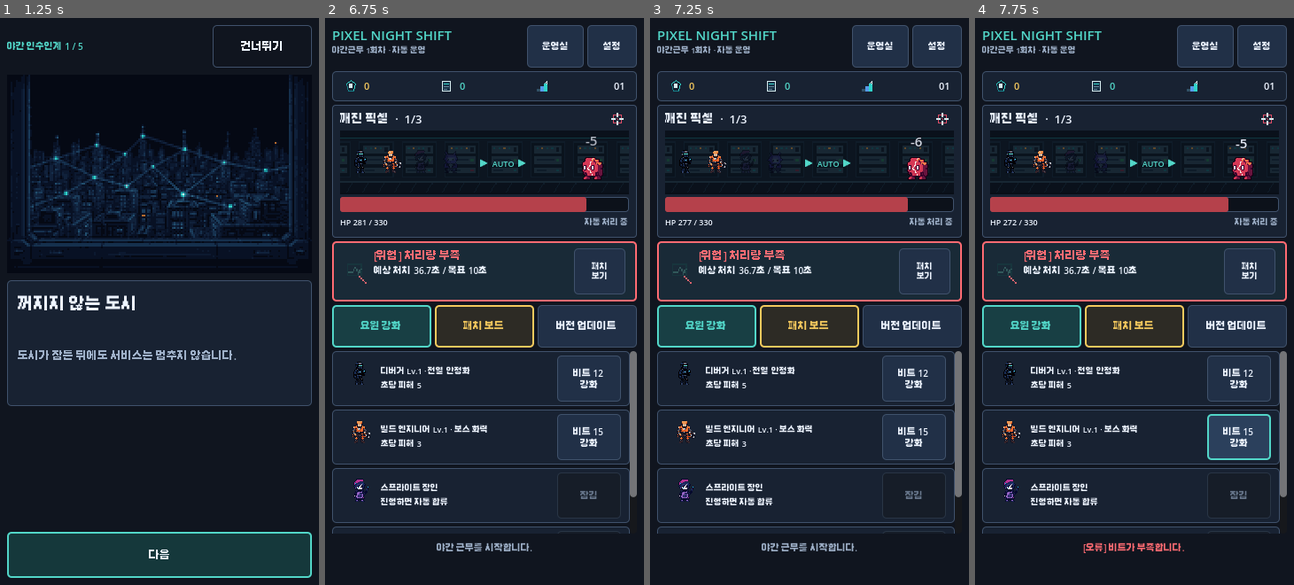
Above: before the commit, frames 1-4 (left to right).
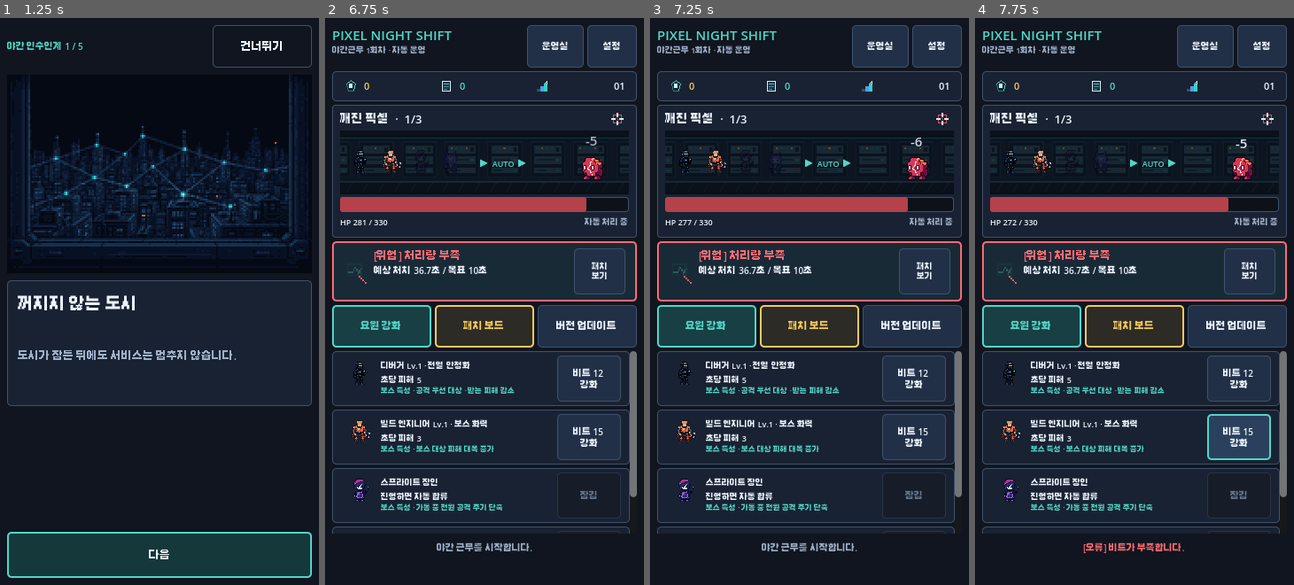
Above: after the commit, the same moments.

Repository: dudcjfsp-cyber/pixel-night-shift
Game: Godot game, scene res://game/app/app_root.tscn
Two runs of this game, one before a commit and one after it. Both use one fixed random seed, a clock stepped at 60 frames per second and the inputs below. Sound files missing from this copy of the repository are replaced by a short silence.
Inputs:
- Up to frame 1 (1.25 s): click "게임 시작" at 0.5 s
- Up to frame 2 (6.75 s): click "건너뛰기" at 1.25 s; click "운영실" at 2 s; click "설정" at 2.75 s; click "패치 보기" at 3.5 s; click "요원 강화" at 4.25 s; click "패치 보드" at 5 s; click "버전 업데이트" at 5.75 s; click "비트 12 강화" at 6.5 s
- Up to frame 3 (7.25 s): no input
- Up to frame 4 (7.75 s): click "비트 15 강화" at 7.25 s

Frame 1 is identical in both runs. In frame 2, 2.7% of the frame differs, in the area x 17-60%, y 60-87%; in frame 3, 2.7%; in frame 4, 2.7%.

Commit message:
feat: show operator boss abilities

Diff:
--- a/game/app/combat_v2_prototype_session.gd
+++ b/game/app/combat_v2_prototype_session.gd
@@ -153,6 +153,7 @@
 			"id": String(definition.id),
 			"name": definition.display_name,
 			"role": _catalog.get_operator(definition.id).role_name,
+			"ability": definition.ability_description,
 			"level": level,
 			"unlocked": unlocked,
 			"dps": CombatV2Simulator.operator_effective_dps(
--- a/game/app/game_session.gd
+++ b/game/app/game_session.gd
@@ -249,6 +249,7 @@
 			"id": String(definition.id),
 			"name": definition.display_name,
 			"role": definition.role_name,
+			"ability": definition.ability_description,
 			"level": level,
 			"unlocked": _state.is_operator_unlocked(definition.id),
 			"dps": ProgressionRules.operator_dps(definition, level),
--- a/game/content/content_loader.gd
+++ b/game/content/content_loader.gd
@@ -15,6 +15,7 @@
 	"id",
 	"name",
 	"role_name",
+	"ability_description",
 	"base_dps",
 	"base_cost",
 	"cost_growth",
@@ -141,6 +142,9 @@
 		var id := _required_string(data, "id", context, result)
 		var display_name := _required_string(data, "name", context, result)
 		var role_name := _required_string(data, "role_name", context, result)
+		var ability_description := _required_string(
+			data, "ability_description", context, result
+		)
 		var base_dps := _required_positive_float(data, "base_dps", context, result)
 		var base_cost := _required_positive_float(data, "base_cost", context, result)
 		var cost_growth := _required_positive_float(data, "cost_growth", context, result)
@@ -184,6 +188,7 @@
 			StringName(id),
 			display_name,
 			role_name,
+			ability_description,
 			base_dps,
 			base_cost,
 			cost_growth,
--- a/game/content/operator_definition.gd
+++ b/game/content/operator_definition.gd
@@ -4,6 +4,7 @@
 var id: StringName
 var display_name: String
 var role_name: String
+var ability_description: String
 var base_dps: float
 var base_cost: float
 var cost_growth: float
@@ -23,6 +24,7 @@
 	operator_id: StringName,
 	operator_name: String,
 	operator_role_name: String,
+	operator_ability_description: String,
 	operator_base_dps: float,
 	operator_base_cost: float,
 	operator_cost_growth: float,
@@ -40,6 +42,7 @@
 	id = operator_id
 	display_name = operator_name
 	role_name = operator_role_name
+	ability_description = operator_ability_description
 	base_dps = operator_base_dps
 	base_cost = operator_base_cost
 	cost_growth = operator_cost_growth
--- a/game/content/operators.json
+++ b/game/content/operators.json
@@ -3,6 +3,7 @@
     "id": "debugger",
     "name": "디버거",
     "role_name": "전열 안정화",
+    "ability_description": "공격 우선 대상 · 받는 피해 감소",
     "base_dps": 5.2,
     "base_cost": 12.0,
     "cost_growth": 1.16,
@@ -21,6 +22,7 @@
     "id": "build_engineer",
     "name": "빌드 엔지니어",
     "role_name": "보스 화력",
+    "ability_description": "보스 대상 피해 대폭 증가",
     "base_dps": 3.8,
     "base_cost": 15.0,
     "cost_growth": 1.16,
@@ -39,6 +41,7 @@
     "id": "sprite_artist",
     "name": "스프라이트 장인",
     "role_name": "팀 템포",
+    "ability_description": "가동 중 전원 공격 주기 단축",
     "base_dps": 3.2,
     "base_cost": 18.0,
     "cost_growth": 1.17,
@@ -57,6 +60,7 @@
     "id": "qa_imp",
     "name": "QA 임프",
     "role_name": "자동 복구",
+    "ability_description": "첫 DOWN 요원 1회 자동 구조",
     "base_dps": 2.8,
     "base_cost": 22.0,
     "cost_growth": 1.18,
--- a/game/presentation/main_view.gd
+++ b/game/presentation/main_view.gd
@@ -642,7 +642,7 @@
 				return "Combat V2 emergency_redeploy.%s is missing." % key
 		for item: Variant in data["operators"]:
 			for key: String in [
-				"role", "hp", "max_hp", "process_down", "recovery_source",
+				"role", "ability", "hp", "max_hp", "process_down", "recovery_source",
 				"recovery_remaining", "redeploy_eligible",
 			]:
 				if not item.has(key):
@@ -699,7 +699,7 @@
 			return "production enemy.%s is missing." % key
 	for item: Variant in data["operators"]:
 		for key: String in [
-			"role", "effective_dps", "hp", "max_hp", "down", "process_down",
+			"role", "ability", "effective_dps", "hp", "max_hp", "down", "process_down",
 		]:
 			if not item.has(key):
 				return "production operator.%s is missing." % key
@@ -849,6 +849,7 @@
 		var row_data: Dictionary = _operator_rows[operator_id]
 		var panel: PanelContainer = row_data["panel"]
 		var info_label: Label = row_data["info"]
+		var ability_label: Label = row_data["ability"]
 		var upgrade_button: Button = row_data["button"]
 		var redeploy_button: Button = row_data["redeploy"]
 		var unlocked := bool(operator_data["unlocked"])
@@ -882,6 +883,9 @@
 		else:
 			info_label.text = "%s\n진행하면 자동 합류" % String(operator_data["name"])
 			upgrade_button.text = "잠김"
+		var ability_description := String(operator_data["ability"])
+		ability_label.text = "보스 특성 · %s" % ability_description
+		ability_label.tooltip_text = ability_description
 		upgrade_button.disabled = not unlocked
 		redeploy_button.visible = (
 			bool(_snapshot["combat_v2_test_mode"])
@@ -935,10 +939,22 @@
 	info.autowrap_mode = TextServer.AUTOWRAP_OFF
 	info.clip_text = true
 	info.text_overrun_behavior = TextServer.OVERRUN_TRIM_ELLIPSIS
-	info.custom_minimum_size.x = 110.0
 	info.vertical_alignment = VERTICAL_ALIGNMENT_CENTER
 	info.size_flags_horizontal = Control.SIZE_EXPAND_FILL
-	row.add_child(info)
+	var info_column := VBoxContainer.new()
+	info_column.custom_minimum_size.x = 110.0
+	info_column.size_flags_horizontal = Control.SIZE_EXPAND_FILL
+	info_column.size_flags_vertical = Control.SIZE_SHRINK_CENTER
+	info_column.add_theme_constant_override("separation", 0)
+	row.add_child(info_column)
+	info_column.add_child(info)
+	var ability := _make_label("", 8)
+	ability.name = "OperatorAbility_%s" % operator_id
+	ability.autowrap_mode = TextServer.AUTOWRAP_OFF
+	ability.clip_text = true
+	ability.text_overrun_behavior = TextServer.OVERRUN_TRIM_ELLIPSIS
+	ability.add_theme_color_override("font_color", COLOR_CYAN)
+	info_column.add_child(ability)
 	var button := _make_button("강화", 10)
 	button.name = "UpgradeOperator_%s" % operator_id
 	button.custom_minimum_size = Vector2(72.0, 48.0)
@@ -958,6 +974,7 @@
 	_operator_rows[operator_id] = {
 		"panel": panel,
 		"info": info,
+		"ability": ability,
 		"button": button,
 		"redeploy": redeploy,
 		"portrait": portrait,
--- a/tests/app_shell/app_root_integration_test.gd
+++ b/tests/app_shell/app_root_integration_test.gd
@@ -131,6 +131,11 @@
 	_check(app.current_screen_id() == AppRoot.SCREEN_GAMEPLAY, "first save success must enter gameplay")
 	_check(app.current_overlay_id() == AppRoot.OVERLAY_ONBOARDING, "first gameplay must open onboarding")
 	_check(app.find_child("OperationsRoomButton", true, false) is Button, "configured gameplay UI must finish building")
+	var debugger_ability := app.find_child("OperatorAbility_debugger", true, false) as Label
+	_check(
+		debugger_ability != null and "공격 우선 대상" in debugger_ability.text,
+		"operator cards must expose their boss ability"
+	)
 	_check_touch_targets(app, "onboarding")
 	var saved := repository.load()
 	_check(saved.status == SaveLoadResult.Status.LOADED, "first shift must save before gameplay")
--- a/tests/test_runner.gd
+++ b/tests/test_runner.gd
@@ -350,6 +350,11 @@
 	if valid_result.is_valid():
 		_check(valid_result.catalog.operators.size() == 4, "default content must contain four operators")
 		_check(valid_result.catalog.patches.size() == 5, "default content must contain five patches")
+		for definition: OperatorDefinition in valid_result.catalog.operators:
+			_check(
+				not definition.ability_description.is_empty(),
+				"default operator '%s' must explain its ability" % definition.id
+			)
 		for operator_id: StringName in OPERATOR_IDS:
 			_check(
 				valid_result.catalog.has_operator(operator_id),
@@ -381,7 +386,13 @@
 
 	var session := GameSessionScript.new()
 	var snapshot: Dictionary = session.snapshot()
-	_check((snapshot.get("operators", []) as Array).size() == 4, "session snapshot must expose four operators")
+	var operator_rows := snapshot.get("operators", []) as Array
+	_check(operator_rows.size() == 4, "session snapshot must expose four operators")
+	for operator_data: Dictionary in operator_rows:
+		_check(
+			not String(operator_data.get("ability", "")).is_empty(),
+			"session operator '%s' must expose its ability" % operator_data.get("id", "")
+		)
 	_check((snapshot.get("patches", []) as Array).size() == 5, "session snapshot must expose five patches")
 	_check(String(snapshot.get("last_error", "")).is_empty(), "valid default content must not set last_error")
 
